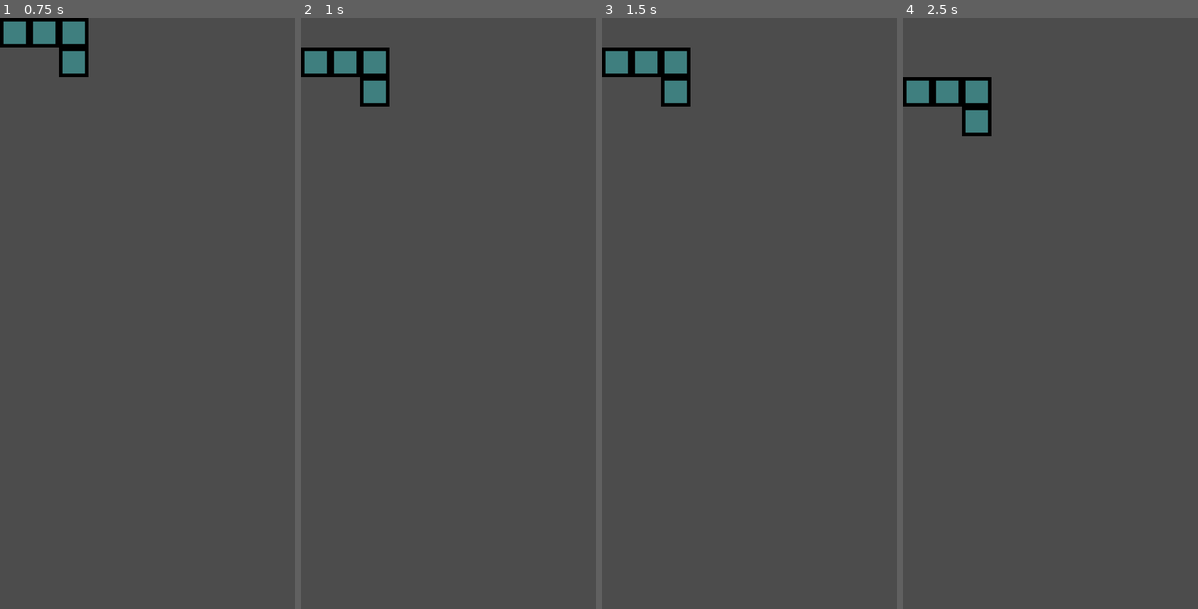
Above: before the commit, frames 1-4 (left to right).
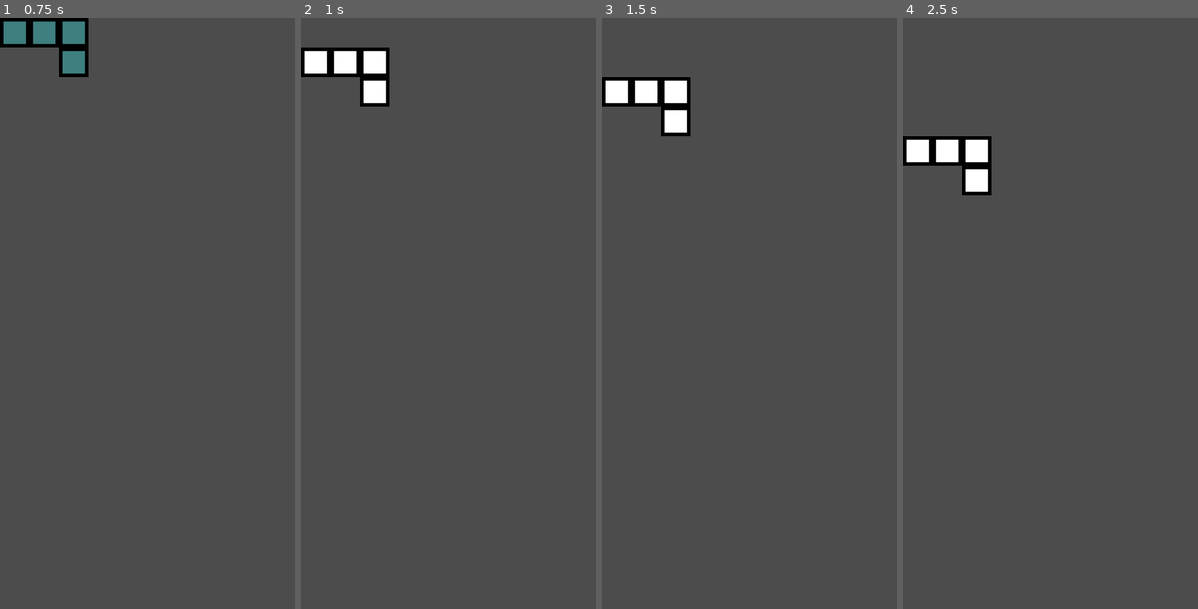
Above: after the commit, the same moments.

Repository: aymansyam/Tetris_Godot
Game: Godot game, scene res://Node2D.tscn
Same seed, same stepped clock (60 frames per second), same inputs: the game is played once before the commit and once after it. The project has no main scene, so this scene is started directly.
Inputs:
- Up to frame 1 (0.75 s): tap Enter at 0.5 s
- Up to frame 2 (1 s): no input
- Up to frame 3 (1.5 s): tap Space at 1.25 s
- Up to frame 4 (2.5 s): no input

Frame 1 is identical in both runs. In frame 2, 1.3% of the frame differs, in the area x 1-29%, y 5-15%; in frame 3, 3.2%; in frame 4, 3.9%, in the area x 0-30%, y 10-30%.

Commit message:
attempt At Rotation

Diff:
--- a/Node2D.tscn
+++ b/Node2D.tscn
@@ -9,13 +9,16 @@
 var currentBlocks
 var rng = RandomNumberGenerator.new()
 
+const MOVE_TIME = 0.5
+const DEAD_END_TIME = MOVE_TIME
 
-var state = 0
 # Called when the node enters the scene tree for the first time.
 func _ready():
 	gridNode = gridNodeScene.instance()
 	add_child(gridNode)
 	generateShape()
+	$BlockMovementTimer.wait_time = MOVE_TIME
+	$BlockDeadEndTimer.wait_time = DEAD_END_TIME
 
 
 func _input(event):
@@ -25,6 +28,8 @@
 		currentBlocks = gridNode.translateLeft(currentBlocks)
 	if Input.is_action_pressed(\"ui_down\"):
 		currentBlocks = gridNode.moveBlocks(currentBlocks)
+	if Input.is_action_pressed(\"ui_up\"):
+		currentBlocks = gridNode.rotateBlocks(currentBlocks)
 
 func generateShape():
 	rng.randomize()
@@ -54,21 +59,18 @@
 
 func applyShadersToBlocks(blocks, color):
 	for block in currentBlocks:
-		block.tileRef.get_node(\"BBlock5\").modulate = color
+		block.tileRef[0].get_node(\"BBlock5\").modulate = color
 
 func _on_BlockMovementTimer_timeout():
 	currentBlocks = gridNode.moveBlocks(currentBlocks)
+	if not gridNode.canMoveBlocks(currentBlocks):
+		$BlockDeadEndTimer.start()
 
-	# TODO: fix the bug of having the tetris quickly lock if passes more than 1 piece
-	if state == 1 and not gridNode.canMoveBlocks(currentBlocks):
+
+func _on_BlockDeadEndTimer_timeout():
+	if not gridNode.canMoveBlocks(currentBlocks):
 		generateShape()
-		state = 0
-	if not gridNode.canMoveBlocks(currentBlocks):
-		state = 1 # will generate shape on next pass
-
-#	for block in current_blocks.size():
-#		print(\"yes\")
-		#block.set_position(Vector2()) += VERSPACE"
+"
 
 [node name="Level" type="Node2D"]
 script = SubResource( 1 )
@@ -80,4 +82,8 @@
 [node name="BlockMovementTimer" type="Timer" parent="."]
 autostart = true
 
+[node name="BlockDeadEndTimer" type="Timer" parent="."]
+autostart = true
+
 [connection signal="timeout" from="BlockMovementTimer" to="." method="_on_BlockMovementTimer_timeout"]
+[connection signal="timeout" from="BlockDeadEndTimer" to="." method="_on_BlockDeadEndTimer_timeout"]
--- a/gridNode.tscn
+++ b/gridNode.tscn
@@ -3,6 +3,8 @@
 [sub_resource type="GDScript" id=1]
 script/source = "extends Node2D
 
+const Matrix = preload(\"res://matrix_functions.gd\")
+var mlib = Matrix.new()
 const HORSPACE = 42 # WARNING: based on 420 x 840 aspect ratio
 const VERSPACE = 42
 
@@ -25,18 +27,21 @@
 				hor = k,
 				x = horIncrement,
 				y = verIncrement,
-				tileRef = null,
+				tileRef = [null, false]
 			}
 			horIncrement += HORSPACE
 		verIncrement += VERSPACE
 
 func spawnBlock(ver, hor):
 	var new_block = blockScene.instance()
-	gridNode[ver][hor].tileRef = new_block
+	set_active_gridNode(ver, hor, new_block)
 	new_block.set_position(Vector2(gridNode[ver][hor].x, gridNode[ver][hor].y))
 	add_child(new_block)
 	return gridNode[ver][hor]
 
+func set_active_gridNode(ver, hor, block):
+	gridNode[ver][hor].tileRef[0] = block
+	gridNode[ver][hor].tileRef[1] = true
 
 func spawnSquare():
 	var blocks = []
@@ -94,25 +99,25 @@
 	blocks.append(spawnBlock(1,3))
 	return blocks
 
-func moveBlock(block, dir):
-	var next_i = block.ver
-	var next_k = block.hor
-	match dir:
-		\"right\": next_k += 1
-		\"down\": next_i += 1
-		\"left\": next_k -= 1
+func moveBlockToPos(block, hor, ver):
+	unactivate_gridNode(block.ver, block.hor)
+	var next_i = hor
+	var next_k = ver
 	var temp = spawnBlock(next_i, next_k)
-	temp.tileRef.get_node(\"BBlock5\").modulate = block.tileRef.get_node(\"BBlock5\").modulate
-	gridNode[block.ver][block.hor].tileRef.queue_free()
-	gridNode[block.ver][block.hor].tileRef = null
+#	temp.tileRef[0].get_node(\"BBlock5\").modulate = block.tileRef[0].get_node(\"BBlock5\").modulate
 	return temp
+
+func unactivate_gridNode(ver, hor):
+	gridNode[ver][hor].tileRef[0].queue_free()
+	gridNode[ver][hor].tileRef[0] = null
+	gridNode[ver][hor].tileRef[1] = false
 
 func translateRight(blocks):
 	var new_blocks = []
 	blocks = sortBlocksByRightMost(blocks)
 	if canTranslateBlocksRight(blocks):
 		for block in blocks:
-			new_blocks.append(moveBlock(block, \"right\"))
+			new_blocks.append(moveBlockToPos(block, block.ver, block.hor + 1))
 	if not new_blocks.size() == 0:
 		blocks = new_blocks
 	return blocks
@@ -122,7 +127,7 @@
 	blocks = sortBlocksByLeftMost(blocks)
 	if canTranslateBlocksLeft(blocks):
 		for block in blocks:
-			new_blocks.append(moveBlock(block, \"left\"))
+			new_blocks.append(moveBlockToPos(block, block.ver, block.hor - 1))
 	if not new_blocks.size() == 0:
 		blocks = new_blocks
 	return blocks
@@ -132,10 +137,30 @@
 	blocks = sortBlocksByLowest(blocks)
 	if canMoveBlocks(blocks):
 		for block in blocks:
-			new_blocks.append(moveBlock(block, \"down\"))
-	if not new_blocks.size() == 0:
-		blocks = new_blocks
-	return blocks
+			new_blocks.append(moveBlockToPos(block, block.ver + 1, block.hor))
+	if not new_blocks.size() == 0:
+		blocks = new_blocks
+	return blocks
+
+func rotateBlocks(blocks):
+	var new_blocks = []
+	for block in blocks:
+		new_blocks.append(rotateBlock(block))
+	if not new_blocks.size() == 0:
+		blocks = new_blocks
+	return blocks
+
+func rotateBlock(block):
+	var rot_mat = [[0, -1], [-1, 0]]
+	var matrix = [[block.hor], [block.ver]]
+	var result_m = mlib.multiply(rot_mat, matrix)
+	var new_matrix = []
+	for result in result_m:
+		for i in result:
+			new_matrix.append(i*-1)
+	block = moveBlockToPos(block, gridNode[new_matrix[0]][new_matrix[1]].hor, gridNode[new_matrix[0]][new_matrix[1]].ver)
+	return block
+
 
 func sortBlocksByLowest(blocks):
 	var new_blocks = []
@@ -195,7 +220,7 @@
 		if next_i > gridNode.size():
 			return false
 		var gridNodeElement = gridNode[next_i][next_k]
-		if gridNodeElement.tileRef != null and not blocksArrayContainsTileRef(blocks, gridNodeElement.tileRef):
+		if gridNodeElement.tileRef[1] == false and not gridNodeElement.tileRef[0] == null:
 			return false
 	return true
 
@@ -206,7 +231,7 @@
 		if next_k > gridNode[1].size():
 			return false
 		var gridNodeElement = gridNode[next_i][next_k]
-		if gridNodeElement.tileRef != null and not blocksArrayContainsTileRef(blocks, gridNodeElement.tileRef):
+		if gridNodeElement.tileRef[1] == false and not gridNodeElement.tileRef[0] == null:
 			return false
 	return true
 
@@ -218,15 +243,9 @@
 		if next_k < 1:
 			return false
 		var gridNodeElement = gridNode[next_i][next_k]
-		if gridNodeElement.tileRef != null and not blocksArrayContainsTileRef(blocks, gridNodeElement.tileRef):
+		if gridNodeElement.tileRef[1] == false and not gridNodeElement.tileRef[0] == null:
 			return false
 	return true
-
-func blocksArrayContainsTileRef(blocks, tileRef):
-	for block in blocks:
-		if block.tileRef == tileRef:
-			return true
-	return false
 
 
 
--- /dev/null
+++ b/matrix_functions.gd
@@ -0,0 +1,15 @@
+func zero_matrix(nX, nY):
+	var matrix = []
+	for x in range(nX):
+		matrix.append([])
+		for y in range(nY):
+			matrix[x].append(0)
+	return matrix
+
+func multiply(a, b):
+	var matrix = zero_matrix(a.size(), b[0].size())
+	for i in range(a.size()):
+		for j in range(b[0].size()):
+			for k in range(a[0].size()):
+				matrix[i][j] = matrix[i][j] + a[i][k] * b[k][j]
+	return matrix
